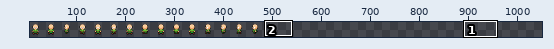
Two states of a sprite sheet, smack/art/THELittleLad.png. Above: a wide view before the commit, with the close-up outlined.
Close-up. Old version:
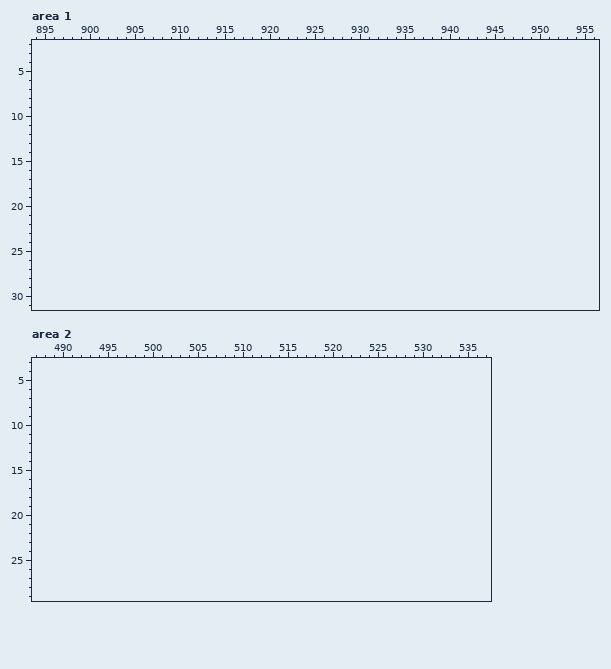
The file is 480x32 pixels. Shown: area 1: x 894..956, y 2..31; area 2: x 487..537, y 3..29. The old version is drawn lined up with the new one, on the new canvas. The wide view leaves out empty margins. The commit also changed other parts of the picture, which this record leaves out.
After:
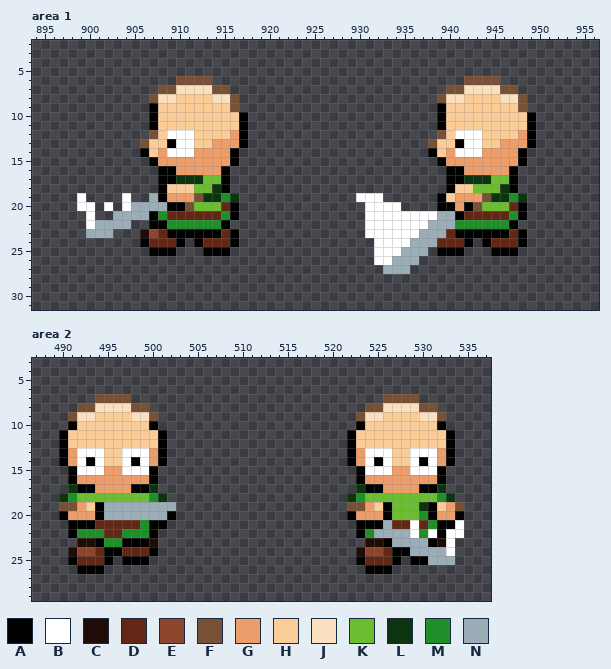
Palette (. is transparent): A #000000  B #ffffff  C #200c06  D #632715  E #8f442e  F #785036  G #eb9d6a  H #facc98  J #fae0be  K #6abe30  L #0b340f  M #1e8f29  N #9badb7
The exact change:
canvas 480x32 -> 1056x32
Area 1:
y 6: x 910..913 .... -> FFFF; x 942..945 .... -> FFFF
y 7: x 908..915 ........ -> FFJJJJFF; x 940..947 ........ -> FFJJJJFF
y 8: x 907..916 .......... -> FJJHHHHJJF; x 939..948 .......... -> FJJHHHHJJF
y 9: x 907..916 .......... -> AHHHHHHHHF; x 939..948 .......... -> AHHHHHHHHF
y 10..11: x 907..917 ........... -> AHHHHHHHHHA; x 939..949 ........... -> AHHHHHHHHHA
y 12: x 907..917 ........... -> FHBBBHHHHGA; x 939..949 ........... -> FHBBBHHHHGA
y 13: x 906..917 ............ -> FHHABBHHGGGA; x 938..949 ............ -> FHHABBHHGGGA
y 14: x 906..916 ........... -> AHGBBBGGGGA; x 938..948 ........... -> AHGBBBGGGGA
y 15: x 907..916 .......... -> AGGGGGGGGA; x 939..948 .......... -> AGGGGGGGGA
y 16: x 908..915 ........ -> AAGGGGGA; x 940..947 ........ -> AAGGGGGA
y 17: x 908..915 ........ -> AALLLKKA; x 940..947 ........ -> AALLLKKA
y 18: x 908..915 ........ -> AHHHKKLA; x 940..947 ........ -> AHHKKKLA
y 19: x 899 . -> B; x 904 . -> B; x 907..916 .......... -> NAGGGFLLML; x 930..932 ... -> BBB; x 939..948 .......... -> AHGGGFLLML
y 20: x 899..900 .. -> BB; x 902 . -> B; x 904..916 ............. -> BNNNNAAFKKKDA; x 931..934 .... -> BBBB; x 939..948 .......... -> AAGAFKKKDA
y 21: x 900 . -> B; x 903..916 .............. -> NNNNAMDDDDDDMA; x 931..948 .................. -> BBBBBBBBNNADDDDDMA
y 22: x 900..904 ..... -> BNNNN; x 907..915 ......... -> AAMMMMMMA; x 931..947 ................. -> BBBBBBBNNNMMMMMMA
y 23: x 900..902 ... -> NNN; x 906..916 ........... -> CEDAAAAAADA; x 931..948 .................. -> BBBBBBNNNDAAAAAADA
y 24: x 906..910 ..... -> ADDDA; x 912..916 ..... -> ADDDA; x 932..942 ........... -> BBBBNNNDDDA; x 944..948 ..... -> ADDDA
y 25: x 907..909 ... -> AAA; x 913..915 ... -> AAA; x 932..937 ...... -> BBBNNN; x 939..941 ... -> AAA; x 945..947 ... -> AAA
y 26: x 932..936 ..... -> BBNNN
y 27: x 933..935 ... -> NNN
Area 2:
y 7: x 494..497 .... -> FFFF; x 526..529 .... -> FFFF
y 8: x 492..499 ........ -> FFJJJJFF; x 524..531 ........ -> FFJJJJFF
y 9: x 491..500 .......... -> FJJHHHHJJF; x 523..532 .......... -> FJJHHHHJJF
y 10: x 491..500 .......... -> AHHHHHHHHA; x 523..532 .......... -> AHHHHHHHHA
y 11..12: x 490..501 ............ -> AHHHHHHHHHHA; x 522..533 ............ -> AHHHHHHHHHHA
y 13: x 490..501 ............ -> AGBBBHHBBBGA; x 522..533 ............ -> AGBBBHHBBBGA
y 14: x 490..501 ............ -> AGBABHHBABGA; x 522..533 ............ -> AGBABHHBABGA
y 15: x 491..500 .......... -> ABBBGGBBBA; x 523..532 .......... -> ABBBGGBBBA
y 16: x 491..500 .......... -> AGGGGGGGGA; x 523..532 .......... -> AGGGGGGGGA
y 17: x 491..500 .......... -> LAAGGGGAAL; x 523..532 .......... -> LAAGGGGAAL
y 18: x 490..501 ............ -> LMKKKKKKKKML; x 522..533 ............ -> LMKKKKKKKKML
y 19: x 490..502 ............. -> FFGHANNNNNNNN; x 522..534 ............. -> FFGHAKKKLAHGF
y 20: x 490..502 ............. -> AGGGANNNNNNNA; x 522..534 ............. -> AGGGAKKKMAGGA
y 21: x 491..501 ........... -> AAADDDDDMAA; x 523..534 ............ -> AAANDDBDMAAB
y 22: x 491..500 .......... -> AMMMDDMMMA; x 523..534 ............ -> AMNNNNBMBABB
y 23: x 492..500 ......... -> CCAMMAAAC; x 524..533 .......... -> CCANNNNACB
y 24: x 491..500 .......... -> CEEDAADDDA; x 523..533 ........... -> CEEDAANNNNB
y 25: x 491..495 ..... -> ADDDA; x 497..499 ... -> AAA; x 523..527 ..... -> ADDDA; x 529..533 ..... -> AANNN
y 26: x 492..494 ... -> AAA; x 524..526 ... -> AAA
Boxes around the changes in both close-ups, in picture pixels (x1, y1, x2, y2):
added: (77, 76, 248, 256)
added: (356, 76, 536, 274)
added: (59, 394, 176, 574)
added: (347, 394, 464, 574)
